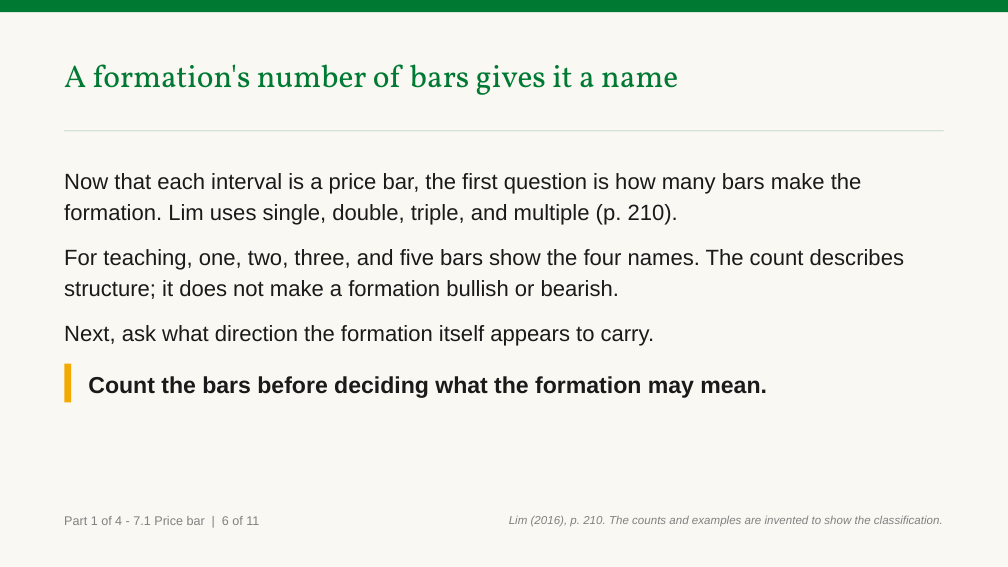
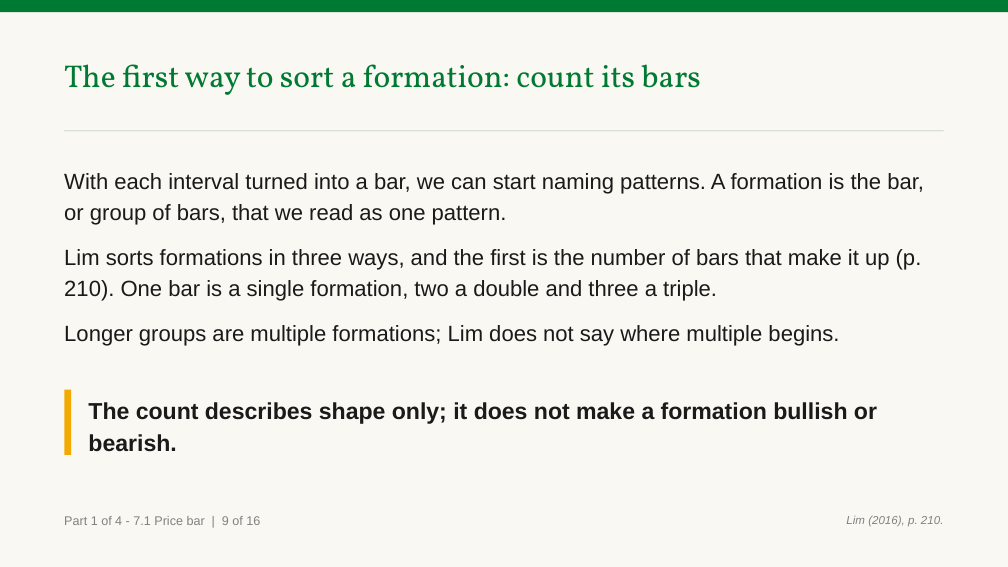
Before and after one commit to benjiesotelo-sudo/Telos_FIN1209, a slide deck: slide 17 of chapter-07/FIN1209-Chapter-07.pptx (slide 14 before the commit). Drawn at 1008x567 pixels with LibreOffice and Linux fonts; fonts in the diff are those of the drawing. Boxes give left, top, right and bottom in pixels: in the first picture for what was removed or moved away, otherwise in the second. Text is boxed around its words. In the diff, an @@ line names an element or a change of style, - is before the commit and + after.

```diff
--- a/chapter-07/FIN1209-Chapter-07.pptx
+++ b/chapter-07/FIN1209-Chapter-07.pptx
@@ text at (x1=64, y1=64, x2=701, y2=95): text changed @@
-A formation's number of bars gives it a name
+The first way to sort a formation: count its bars
@@ text at (x1=64, y1=173, x2=924, y2=346): text changed @@
-Now that each interval is a price bar, the first question is how many bars make the formation. Lim uses single, double, triple, and multiple (p. 210).
-For teaching, one, two, three, and five bars show the four names. The count describes structure; it does not make a formation bullish or bearish.
-Next, ask what direction the formation itself appears to carry.
+With each interval turned into a bar, we can start naming patterns. A formation is the bar, or group of bars, that we read as one pattern.
+Lim sorts formations in three ways, and the first is the number of bars that make it up (p. 210). One bar is a single formation, two a double and three a triple.
+Longer groups are multiple formations; Lim does not say where multiple begins.
@@ rectangle resized from (x1=64, y1=364, x2=71, y2=402) to (x1=64, y1=389, x2=71, y2=454) @@
@@ text at (x1=88, y1=402, x2=877, y2=452): text changed @@
-Count the bars before deciding what the formation may mean.
+The count describes shape only; it does not make a formation bullish or bearish.
@@ text at (x1=64, y1=516, x2=260, y2=525): text changed @@
-Part 1 of 4 - 7.1 Price bar | 6 of 11
+Part 1 of 4 - 7.1 Price bar | 9 of 16
@@ text at (x1=846, y1=516, x2=944, y2=527): text changed @@
-Lim (2016), p. 210. The counts and examples are invented to show the classification.
+Lim (2016), p. 210.
```
Also in this commit, not shown: 18 other slides changed, 10 slides added, 5 slides removed, 4 other files.
